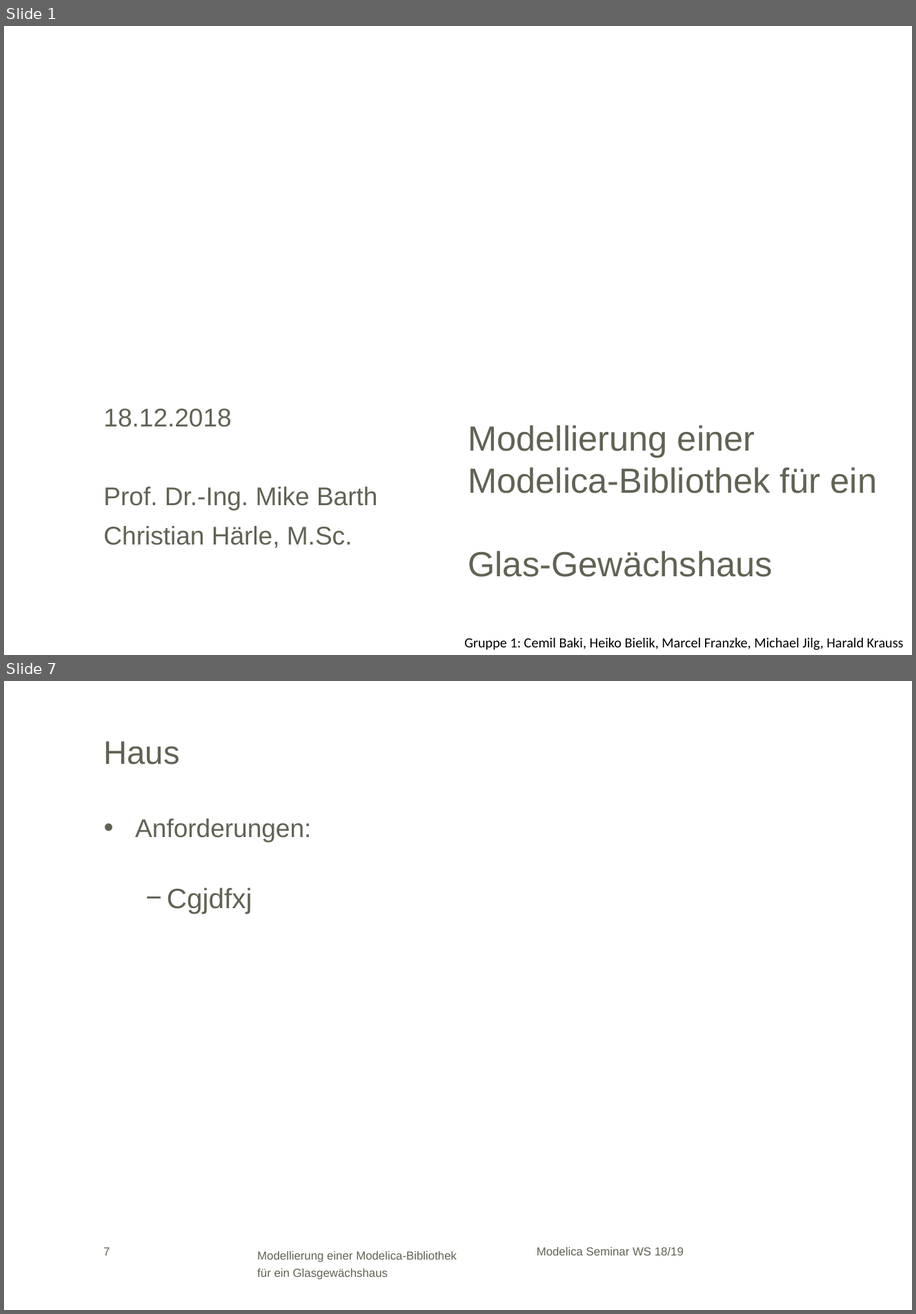
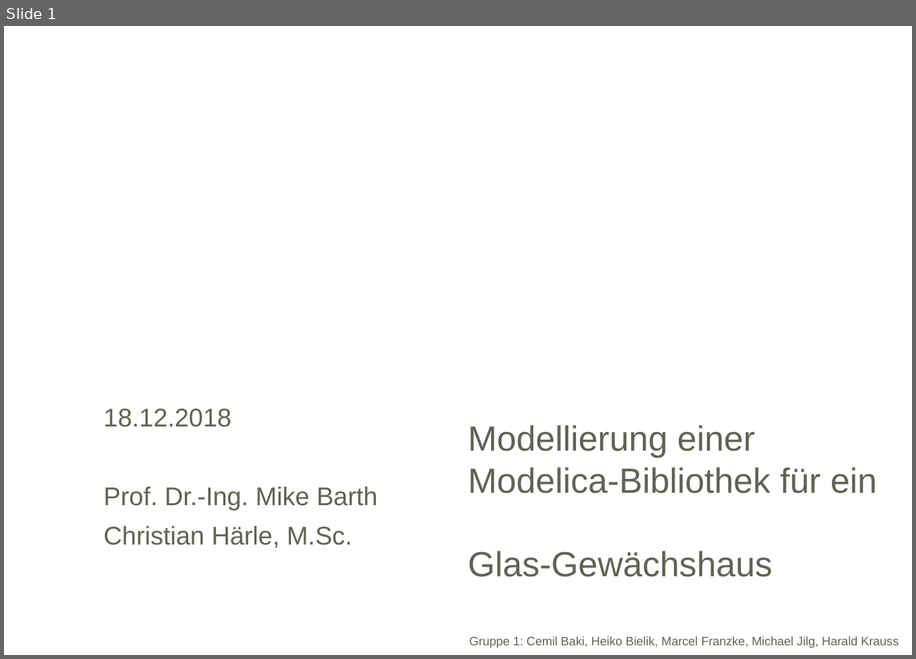
Before and after one commit to HeikoBielik/gewXhouse, a slide deck: Modelica WS 18_19_V3.pptx. Shown one above the other, each under a label of ours: slides 1 and 7 before the commit, slide 1 after it; the slides between them are not shown. The pictures are 916x1314 and 916x659 pixels, drawn with LibreOffice and Linux fonts; fonts in the diff are those of the drawing; background and template pictures are left out. Boxes give left, top, right and bottom in pixels: in the first picture for what was removed or moved away, otherwise in the second. Text is boxed around its words. In the diff, an @@ line names an element or a change of style, - is before the commit and + after.

```diff
--- a/Modelica WS 18_19_V3.pptx
+++ b/Modelica WS 18_19_V3.pptx
@@ slide 7 removed at (x1=4, y1=681, x2=912, y2=1310), background #FFFFFF @@
@@ title removed at (x1=104, y1=741, x2=180, y2=764) @@
-Haus
@@ text removed at (x1=135, y1=818, x2=311, y2=913) @@
-• Anforderungen:
-  − Cgjdfxj
@@ page number removed at (x1=103, y1=1247, x2=110, y2=1255) @@
-7
@@ text removed at (x1=257, y1=1251, x2=457, y2=1279) @@
-Modellierung einer Modelica-Bibliothek für ein Glasgewächshaus
@@ text removed at (x1=537, y1=1247, x2=684, y2=1255) @@
-Modelica Seminar WS 18/19
@@ slide 1 changed as well @@
@@ text "Gruppe 1: Cemil Baki, Heiko ..." at (x1=469, y1=636, x2=899, y2=648): size 12 to 10.5 pt, font Calibri to Arial, text colour #000000 to #626254 @@
```
Also in this commit, not shown: 1 other slide changed, 6 slides added, 8 other slides removed, 1 other file.
